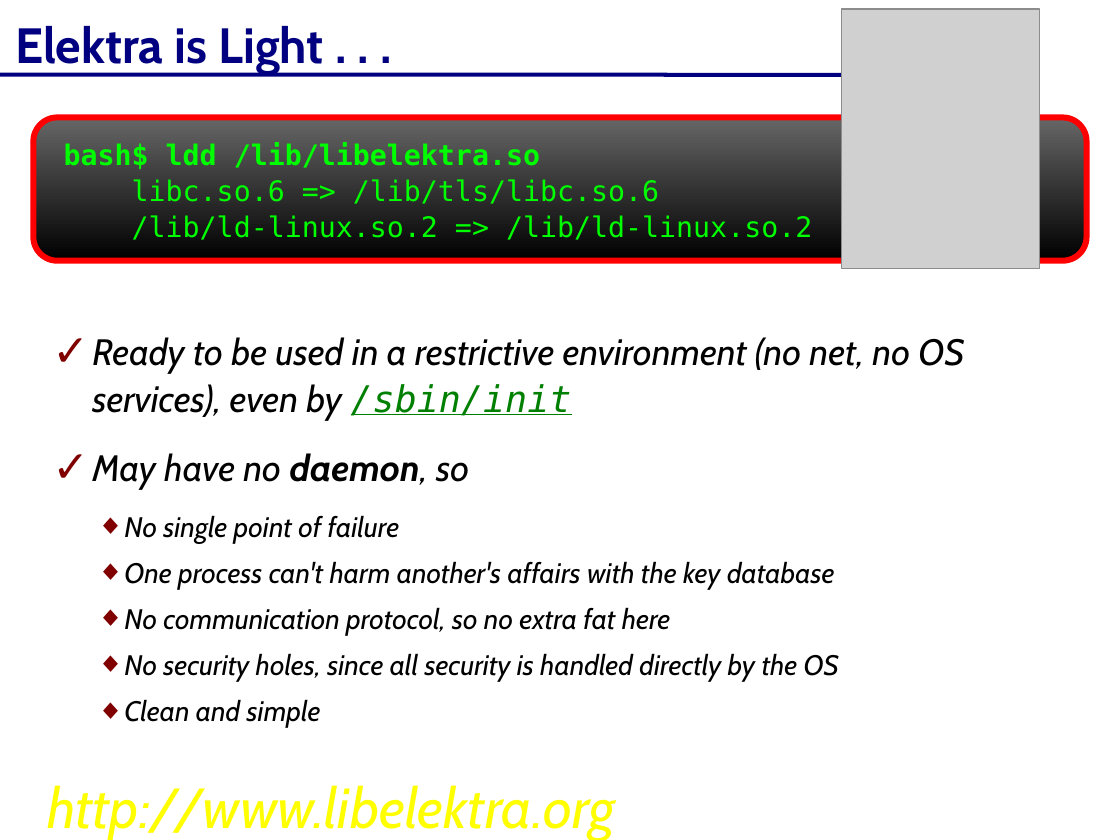
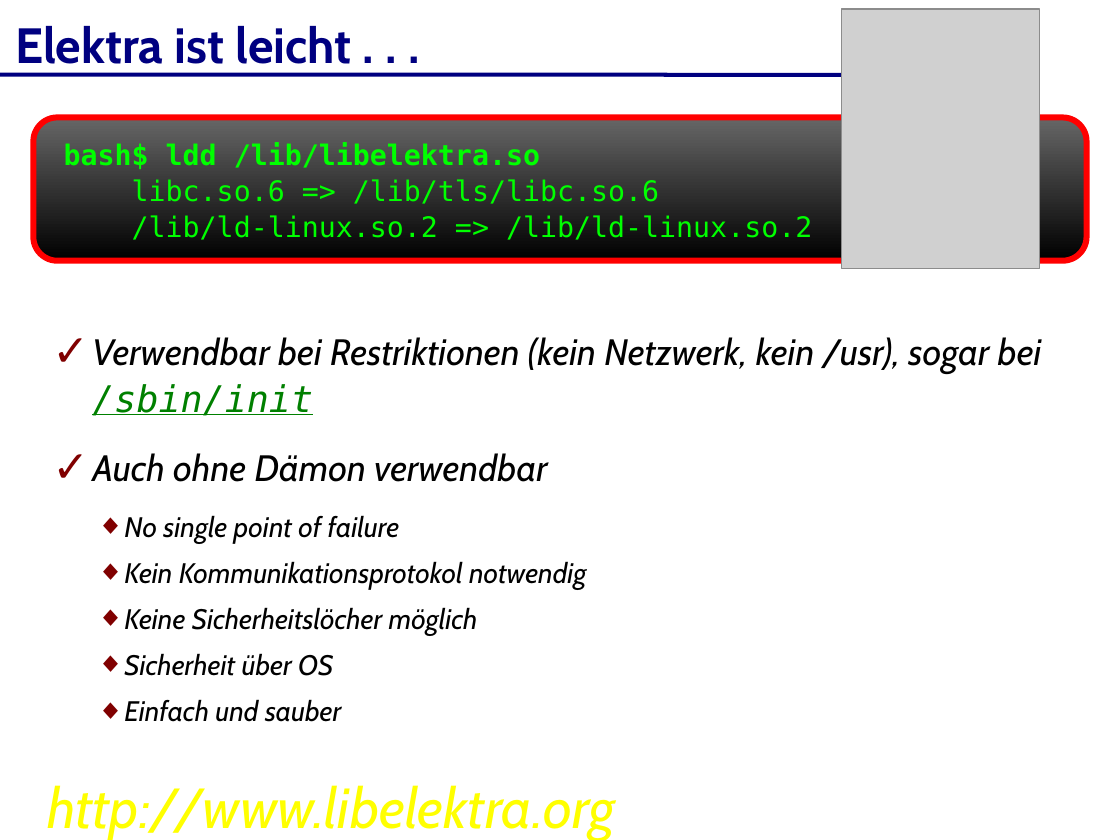
Before and after one commit to ElektraInitiative/libelektra, a slide deck: slide 22 of doc/elektra-de.odp. Drawn at 1120x840 pixels with LibreOffice and Linux fonts; fonts in the diff are those of the drawing; grey boxes stand for pictures; background and template pictures are left out. Boxes give left, top, right and bottom in pixels: in the first picture for what was removed or moved away, otherwise in the second. Text is boxed around its words. In the diff, an @@ line names an element or a change of style, - is before the commit and + after.

```diff
--- a/doc/elektra-de.odp
+++ b/doc/elektra-de.odp
@@ text at [15, 26, 352, 74]: text changed @@
-Elektra is Light . . .
+Elektra ist leicht . . .
@@ text at [92, 337, 1042, 482]: text changed @@
-✓ Ready to be used in a restrictive environment (no net, no OS services), even by /sbin/init
-✓ May have no daemon, so
+✓ Verwendbar bei Restriktionen (kein Netzwerk, kein /usr), sogar bei /sbin/init
+✓ Auch ohne Dämon verwendbar
@@ text at [124, 561, 586, 722]: text changed @@
-  ◆ One process can't harm another's affairs with the key database
-  ◆ No communication protocol, so no extra fat here
-  ◆ No security holes, since all security is handled directly by the OS
-  ◆ Clean and simple
+  ◆ Kein Kommunikationsprotokol notwendig
+  ◆ Keine Sicherheitslöcher möglich
+  ◆ Sicherheit über OS
+  ◆ Einfach und sauber
```
Also in this commit, not shown: 25 other slides changed, 12 slides added, 11 slides removed.
